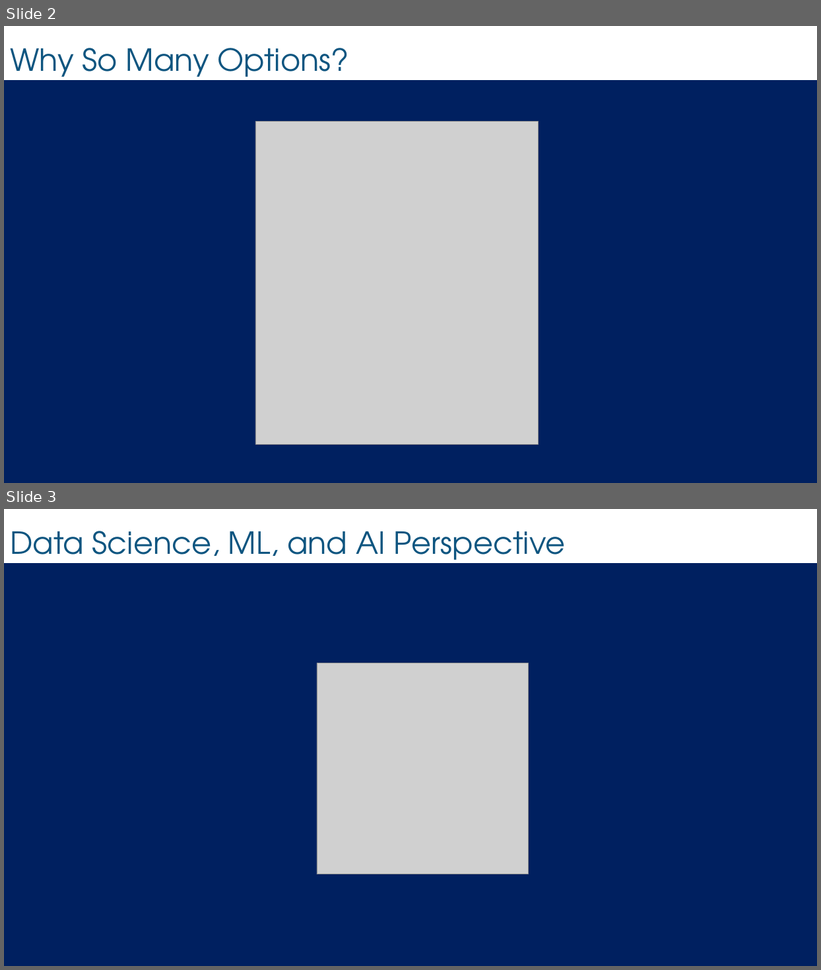
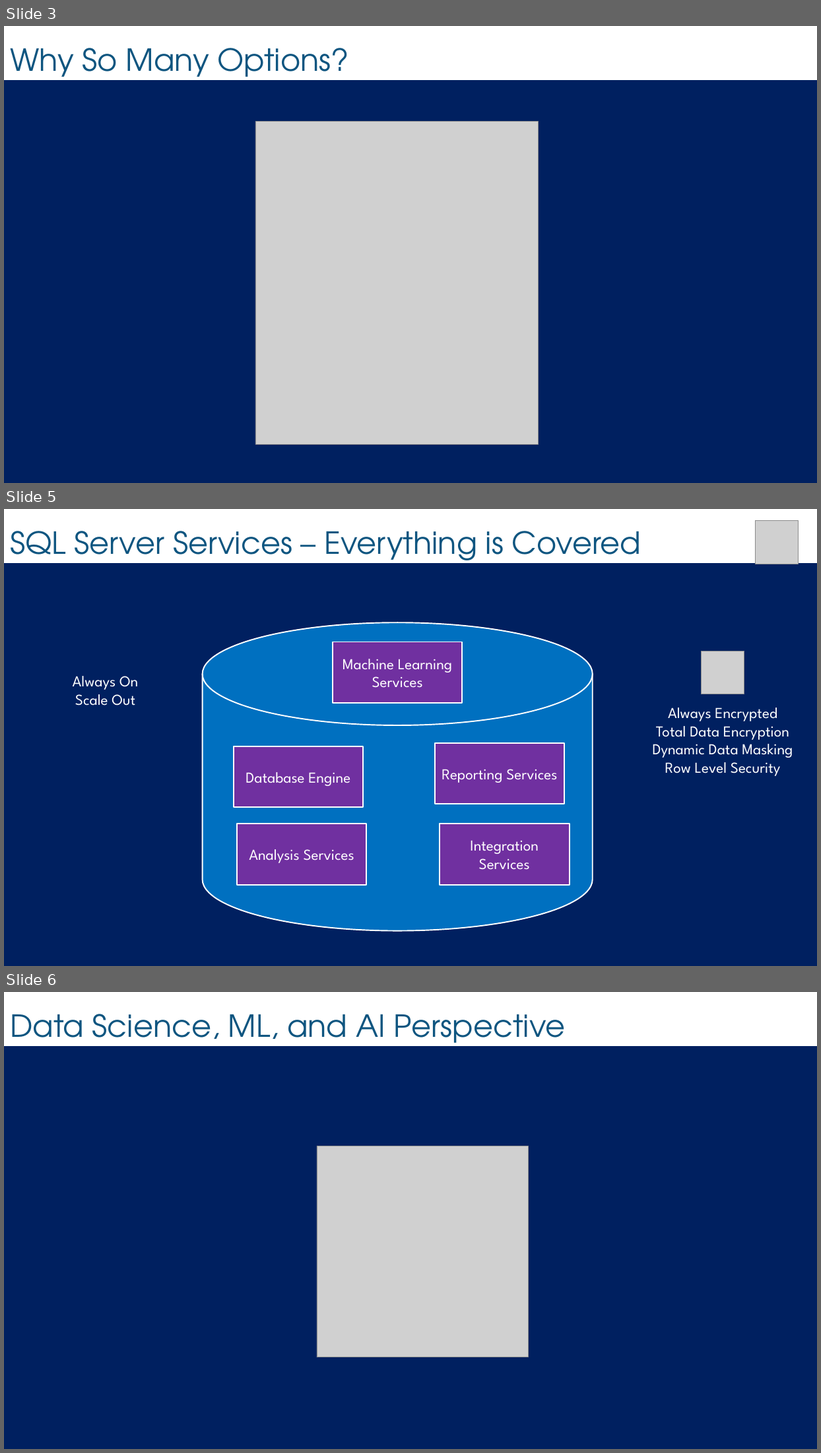
Before and after one commit to bcafferky/shared, a slide deck: AzureDSOverview/AzureDSOverview.pptx. Shown one above the other, each under a label of ours: slides 2 and 3 before the commit, slides 3, 5 and 6 after it; the slides between them are not shown. The pictures are 821x970 and 821x1453 pixels, drawn with LibreOffice and Linux fonts; fonts in the diff are those of the drawing; grey boxes stand for pictures; background and template pictures are left out. Boxes give left, top, right and bottom in pixels: in the first picture for what was removed or moved away, otherwise in the second. Text is boxed around its words. In the diff, an @@ line names an element or a change of style, - is before the commit and + after.

```diff
--- a/AzureDSOverview/AzureDSOverview.pptx
+++ b/AzureDSOverview/AzureDSOverview.pptx
@@ slide 5 added at [4, 509, 817, 966], background #FFFFFF; not listed: 1 template element that a slide beside it also shows @@
@@ picture added at [756, 521, 799, 564] @@
@@ title added at [10, 531, 641, 568], 36 pt, text #0E5580 @@
+SQL Server Services – Everything is Covered
@@ cylinder added at [202, 623, 593, 931], fill #0070C0, outline #FFFFFF 1.5 pt @@
@@ rectangle added at [333, 642, 463, 703], fill #7030A0, outline #FFFFFF 1.5 pt, 18 pt, text #FFFFFF @@
+Machine Learning Services
@@ picture added at [701, 651, 745, 694] @@
@@ text added at [73, 676, 138, 706], 18 pt, text #FFFFFF @@
+Always On
+Scale Out
@@ text added at [653, 708, 793, 776], 18 pt, text #FFFFFF @@
+Always Encrypted
+Total Data Encryption
+Dynamic Data Masking
+Row Level Security
@@ rectangle added at [435, 743, 564, 804], fill #7030A0, outline #FFFFFF 1.5 pt, 18 pt, text #FFFFFF @@
+Reporting Services
@@ rectangle added at [234, 747, 363, 807], fill #7030A0, outline #FFFFFF 1.5 pt, 18 pt, text #FFFFFF @@
+Database Engine
@@ rectangle added at [237, 824, 367, 885], fill #7030A0, outline #FFFFFF 1.5 pt, 18 pt, text #FFFFFF @@
+Analysis Services
@@ rectangle added at [440, 824, 570, 885], fill #7030A0, outline #FFFFFF 1.5 pt, 18 pt, text #FFFFFF @@
+Integration Services
@@ what was slide 2 is now slide 3 @@
@@ what was slide 3 is now slide 6 @@
```
Also in this commit, not shown: 3 slides changed, 10 other slides added, 1 slide removed, 26 other files.
